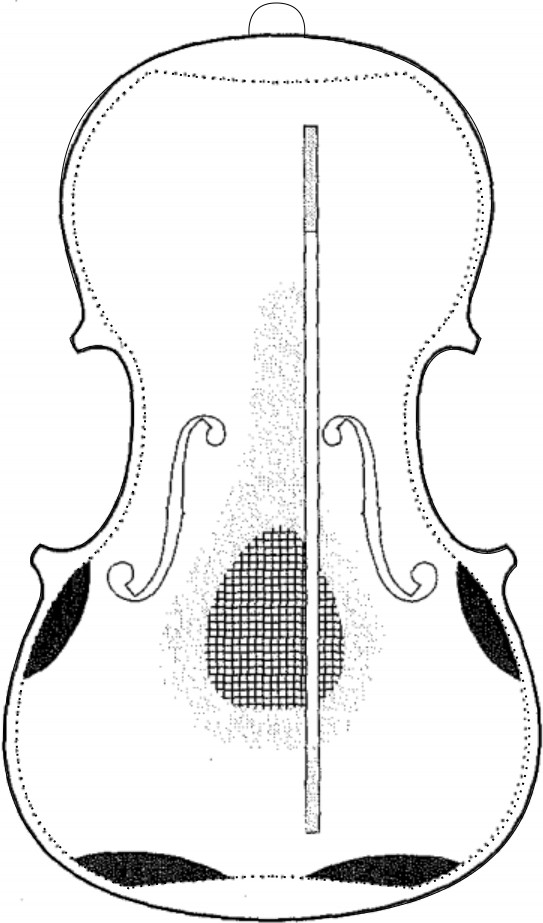
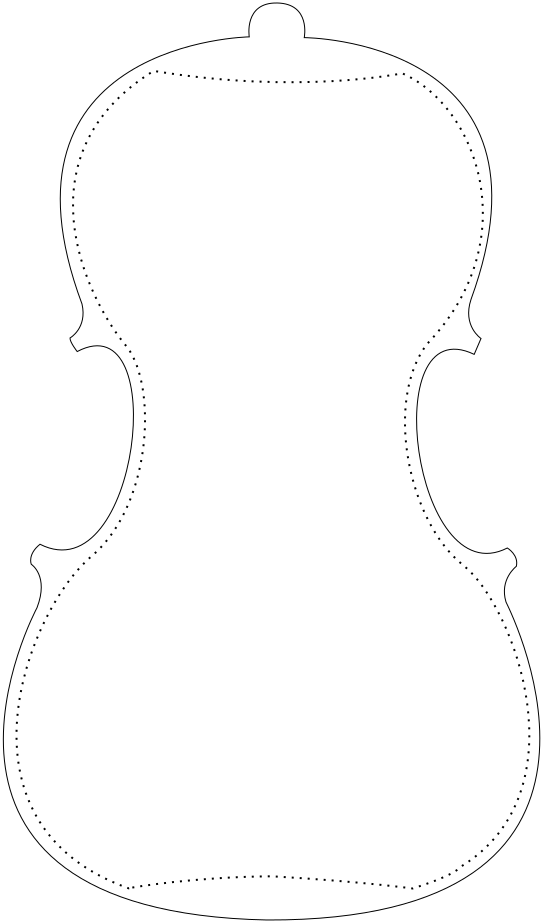
Revision of a layered (543, 923) image; what changed, layer by layer:
hid "top #2.png" over (1, 0, 543, 923)
hid "bg" over (1, 0, 543, 923)
